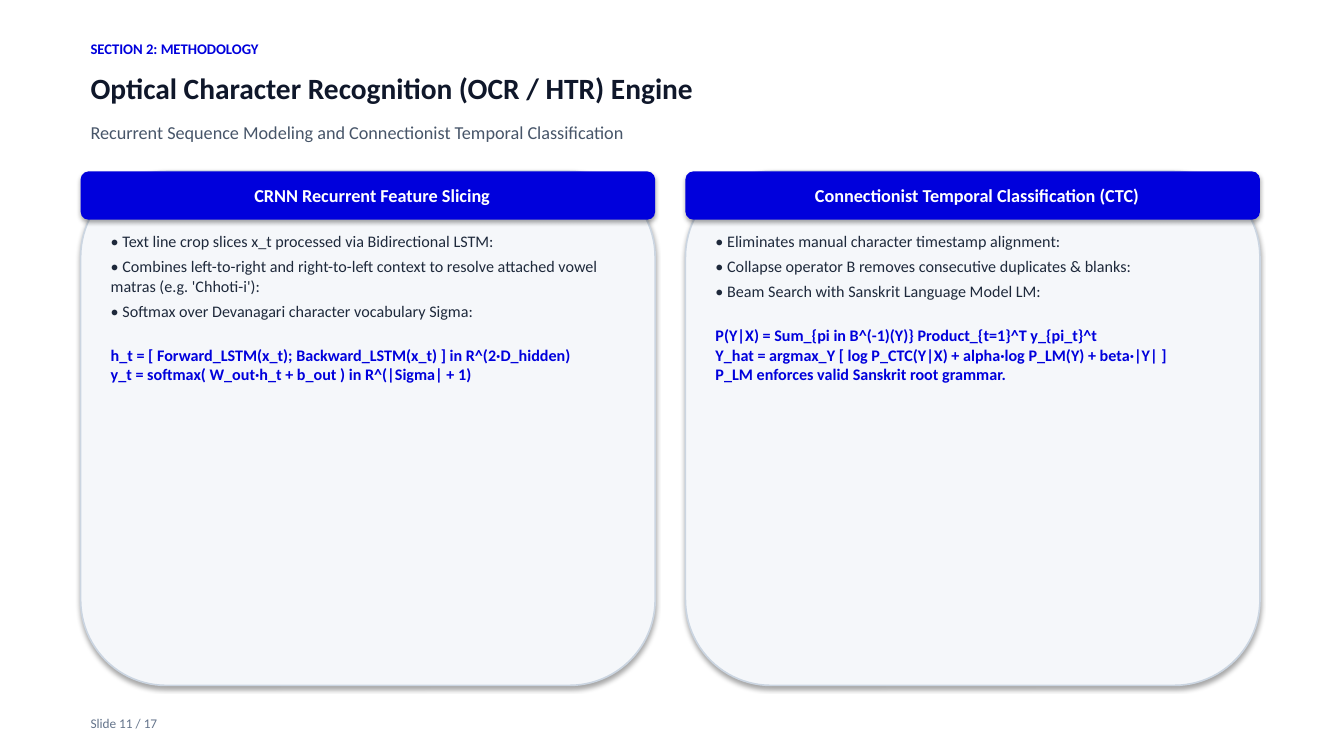
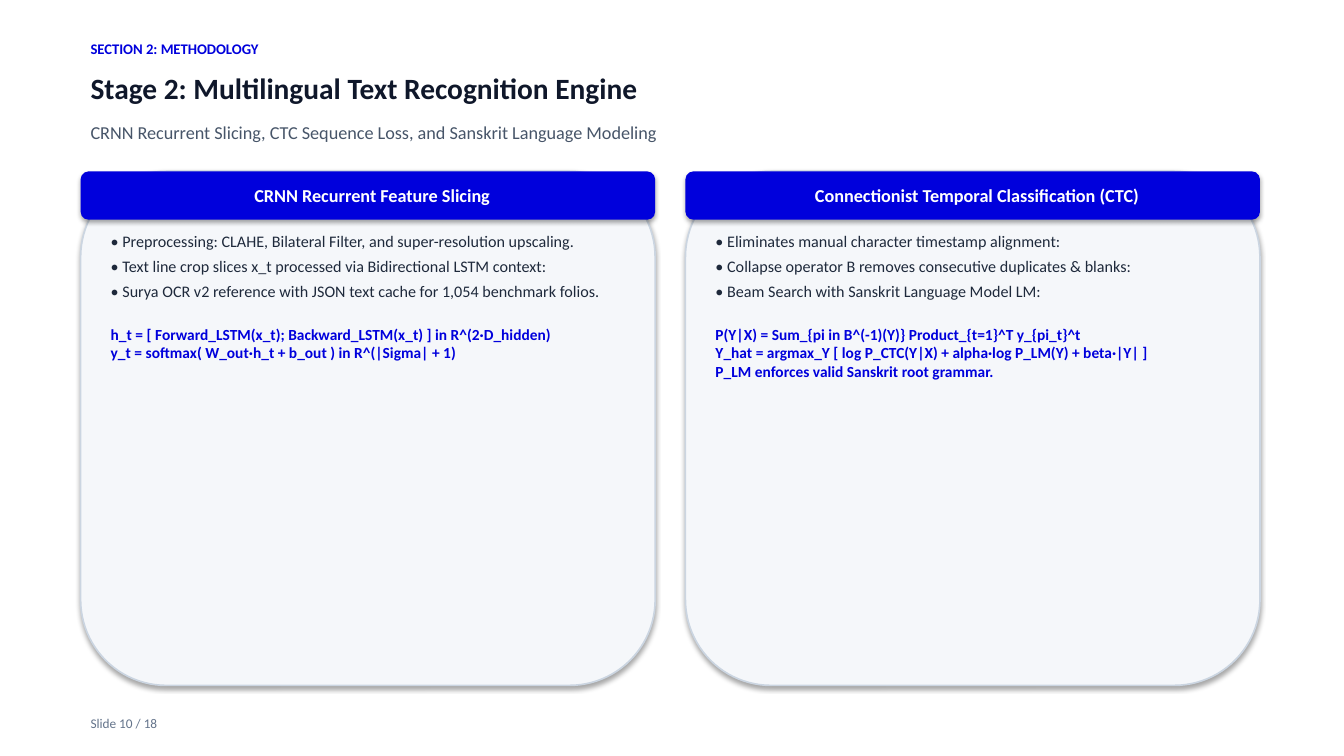
Before and after one commit to Dakshankarthic/Indic, a slide deck: slide 10 of docs/Archival_Manuscript_Layout_Analysis_Presentation.pptx (slide 11 before the commit). Drawn at 1344x756 pixels with LibreOffice and Linux fonts; fonts in the diff are those of the drawing. Boxes give left, top, right and bottom in pixels: in the first picture for what was removed or moved away, otherwise in the second. Text is boxed around its words. In the diff, an @@ line names an element or a change of style, - is before the commit and + after.

Commit message:
docs: add white-background architecture flowchart and integrate full 3-stage pipeline info from autoinnindicppt.pptx

```diff
--- a/docs/Archival_Manuscript_Layout_Analysis_Presentation.pptx
+++ b/docs/Archival_Manuscript_Layout_Analysis_Presentation.pptx
@@ text at bbox=[91, 78, 637, 104]: text changed @@
-Optical Character Recognition (OCR / HTR) Engine
+Stage 2: Multilingual Text Recognition Engine
@@ text at bbox=[91, 126, 656, 142]: text changed @@
-Recurrent Sequence Modeling and Connectionist Temporal Classification
+CRNN Recurrent Slicing, CTC Sequence Loss, and Sanskrit Language Modeling
@@ text at bbox=[122, 235, 599, 300]: text changed @@
-• Text line crop slices x_t processed via Bidirectional LSTM:
-• Combines left-to-right and right-to-left context to resolve attached vowel matras (e.g. 'Chhoti-i'):
-• Softmax over Devanagari character vocabulary Sigma:
+• Preprocessing: CLAHE, Bilateral Filter, and super-resolution upscaling.
+• Text line crop slices x_t processed via Bidirectional LSTM context:
+• Surya OCR v2 reference with JSON text cache for 1,054 benchmark folios.
@@ text at bbox=[111, 328, 551, 361]: size 11.5 to 11 pt in "h_t = [ Forward_LSTM(x_t); Backward_LSTM(x_t) ] in ..." @@
@@ text at bbox=[715, 328, 1139, 380]: size 11.5 to 11 pt in "P(Y|X) = Sum_{pi in B^(-1)(Y)} Product_{t=1}^T y_{pi_t}^t ..." @@
@@ text at bbox=[91, 719, 157, 728]: text changed @@
-Slide 11 / 17
+Slide 10 / 18
```
Also in this commit, not shown: 15 other slides changed, 2 slides added, 1 slide removed, 23 other files.
